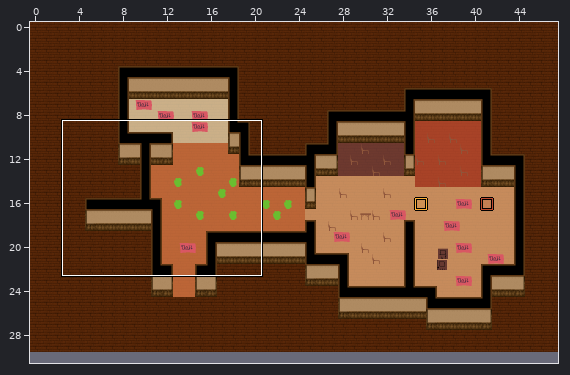
LDtk project: res/maps/phasmo_world.ldtk. The first picture is a wide view before the edit; the outline marks the close-up.
Close-up. The starting point:
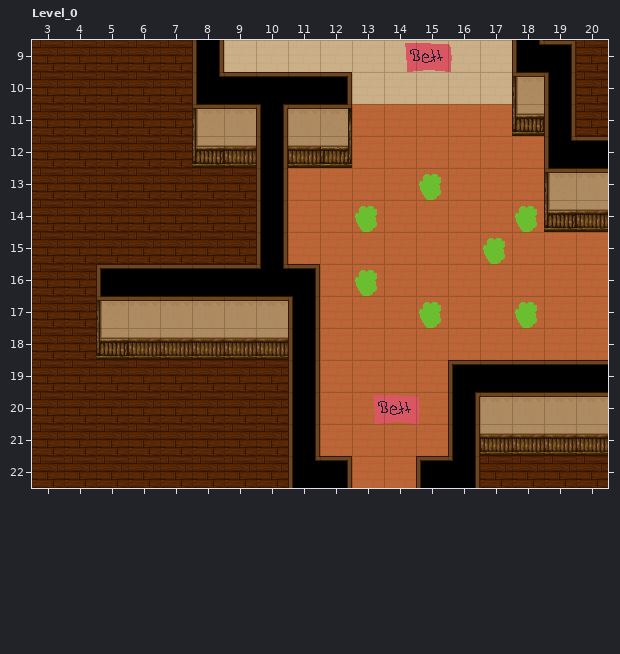
Cells are 32x32 px. Shown: Level_0 x 3..20, y 9..22. The commit also changed other parts of the map, which this record leaves out. The old version is drawn lined up with the new one.
The same view after the edit:
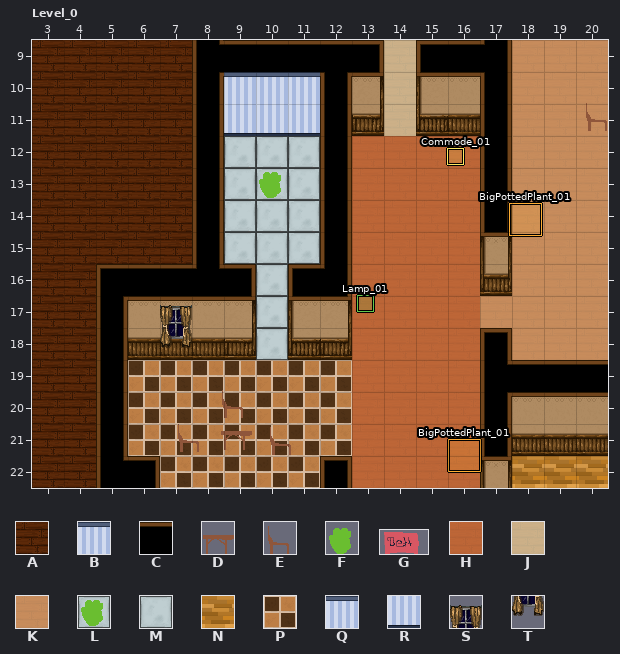
Key: from "Collision": A 1 "Floor", B 2 "Walls", C 3 "Ceilings"; from "Furnitures": D 0, E 1, F 2, G 3; from "Rooms": H 2 "Hallway", J 3 "Bedroom", K 4 "Livingroom", L 5 "Bathroom"; from "Tileset_Walls_Floors_Sheet2": M 2, N 10, P 12, Q 36, R 39, S 61 under 63, T 62 under 64.
_ is an empty cell, # one hidden under a higher layer.
Objects are placed by their top-left corner, in cells (3,4 is the top-left corner of cell 3,4); size is 1x1 cell unless given.
Tiles replaced or removed in this view: A, B, C, H, J.
Tiles of an added or newly shown layer are drawn over the layers below it.
See-through tiles are keyed as they look on the map.
What changed:
Changed rows in their new state; . is an unchanged cell.
map size 48x30 -> 38x31 cells
Layer "Collision":
first column x 5:
 9 ....CCCCC.CCCAA.
10 ....BBB.B.BBCAA.
11 ...C.B.CB.BBCAA.
12 ...CAAAC....C.AA
13 ...C.A.C....C.AA
14 ...C.A.C....C.AA
15 ...C.A.C....B...
16 .....A.C....B...
17 C....ABB........
18 C....ABB....C...
19 C.....A....A....
20 C.....A....AC...
21 C.....A....AC...
22 CC....A...AAB...
Layer "Rooms":
first column x 9:
 9 _____.___KKK
10 ...._.___KKK
11 ...._J___KKK
12 LLL....._KKK
13 LLL_...._KKK
14 LLL_...._KKK
15 LLL_...._KKK
16 .L._...._KKK
17 .L._....KKKK
18 .L._...._KKK
19 ...#...H....
20 ...#...H....
21 ...#...H....
22 ......HH....
Layer "Decoration" (added):
first column x 6:
10 ...QQQ.........
11 ...RRR.........
12 ...MMM.........
13 ...MMM.........
14 ...MMM.........
15 ...MMM.........
16 ....M..........
17 .S..M..........
18 .T..M..........
19 PPPPPPP........
20 PPPPPPP........
21 PPPPPPP........
22 .PPPPP......NNN
Layer "Entities":
added: "BigPottedPlant_01" rectangle at 16,21.5
added: "BigPottedPlant_01" rectangle at 17.9,14.1
added: E "Chair" at 20.2,10.8
added: "Commode_01" rectangle at 16,12.4 size 0.5x0.5
added: D "SmallTable" at 8.9,20.8
added: E "Chair" at 7.4,20.9
added: E "Chair" at 10.3,21
added: E "Chair" at 8.8,19.8
added: F "SmallPlant" at 10,12.9
added: "Lamp_01" rectangle at 13.2,17 size 0.5x0.5
removed: F "SmallPlant" at 15,13
removed: F "SmallPlant" at 18,14
removed: F "SmallPlant" at 18,17
removed: F "SmallPlant" at 15,17
removed: F "SmallPlant" at 13,16
removed: F "SmallPlant" at 13,14
removed: F "SmallPlant" at 17,15
removed: G "Bed" at 13.5,20 size 2x1
removed: G "Bed" at 14.5,9 size 2x1
